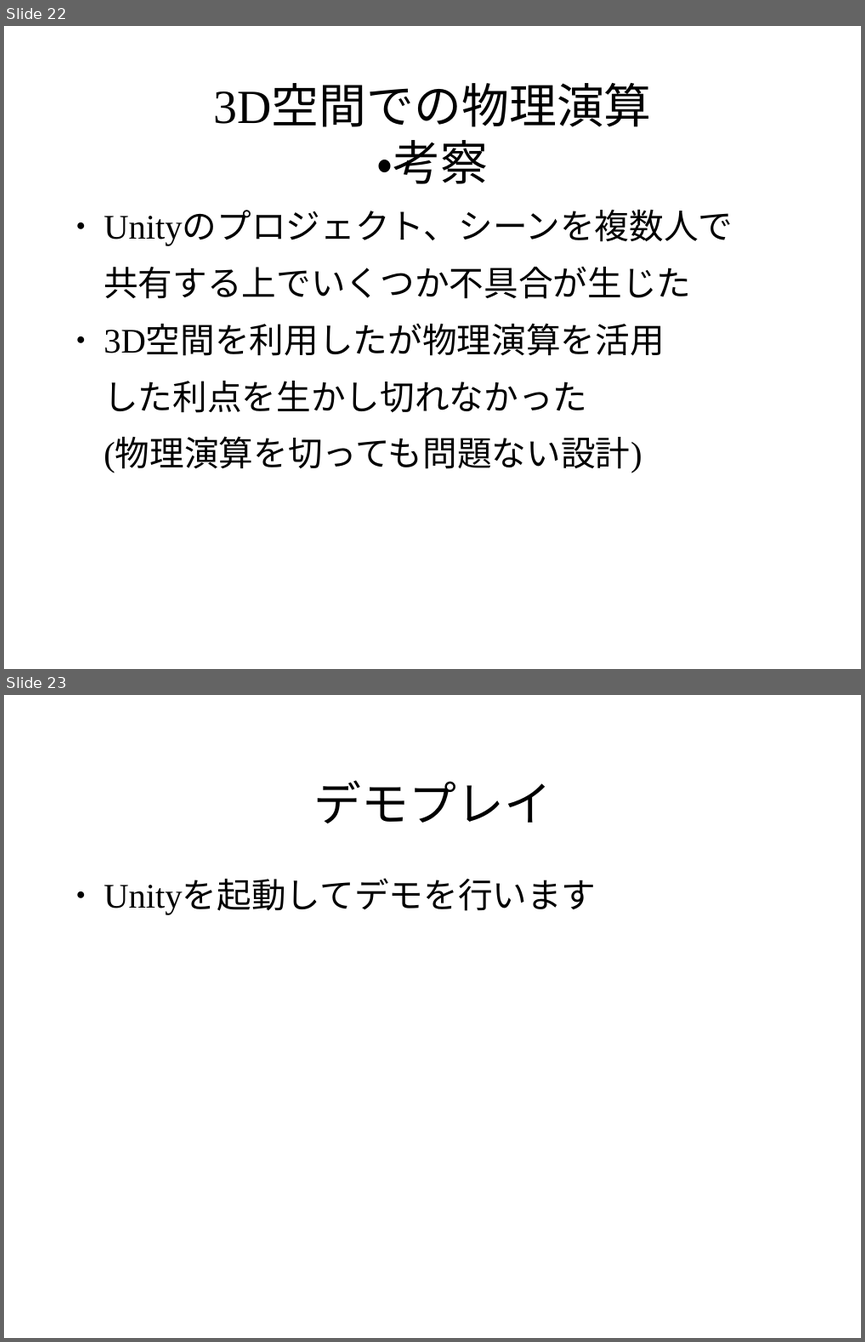
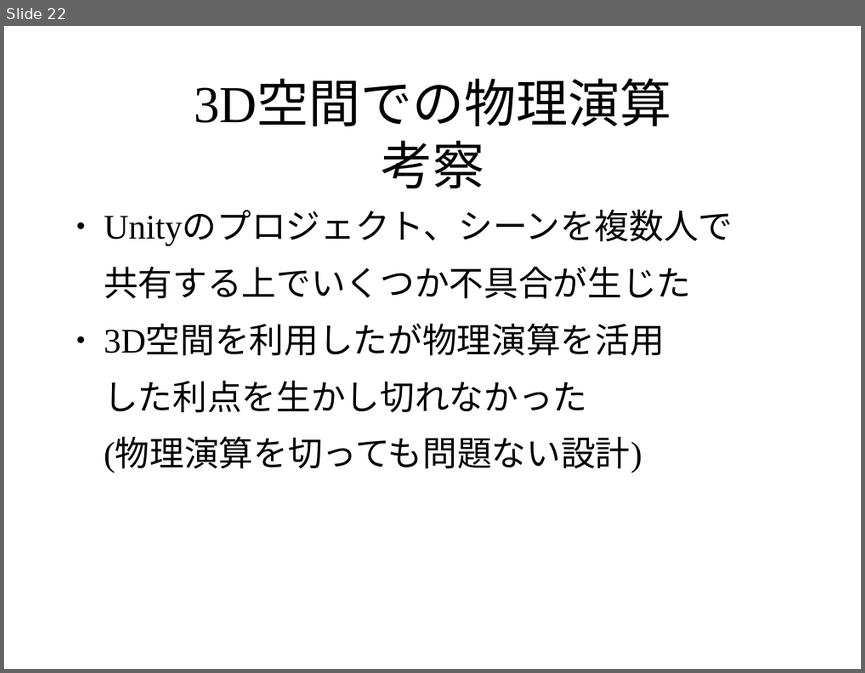
Before and after one commit to pamyupamyu/rep8, a slide deck: グループ1 発表スライド.odp. Shown one above the other, each under a label of ours: slides 22 and 23 before the commit, slide 22 after it. The pictures are 865x1342 and 865x673 pixels, drawn with LibreOffice and Linux fonts; fonts in the diff are those of the drawing; background and template pictures are left out. Boxes give left, top, right and bottom in pixels: in the first picture for what was removed or moved away, otherwise in the second. Text is boxed around its words. In the diff, an @@ line names an element or a change of style, - is before the commit and + after.

```diff
--- a/グループ1 発表スライド.odp
+++ b/グループ1 発表スライド.odp
@@ slide 23 removed at bbox=[4, 695, 861, 1338], background picture (left out) @@
@@ title removed at bbox=[314, 780, 551, 823] @@
-デモプレイ
@@ text removed at bbox=[103, 881, 596, 915] @@
-● Unityを起動してデモを行います
@@ slide 22 changed as well @@
@@ title at bbox=[194, 81, 671, 188]: text changed; size 44 to 48 pt @@
-3D空間での物理演算
-・考察
+3D空間での物理演算
+考察
```
Also in this commit, not shown: 22 other slides changed.
